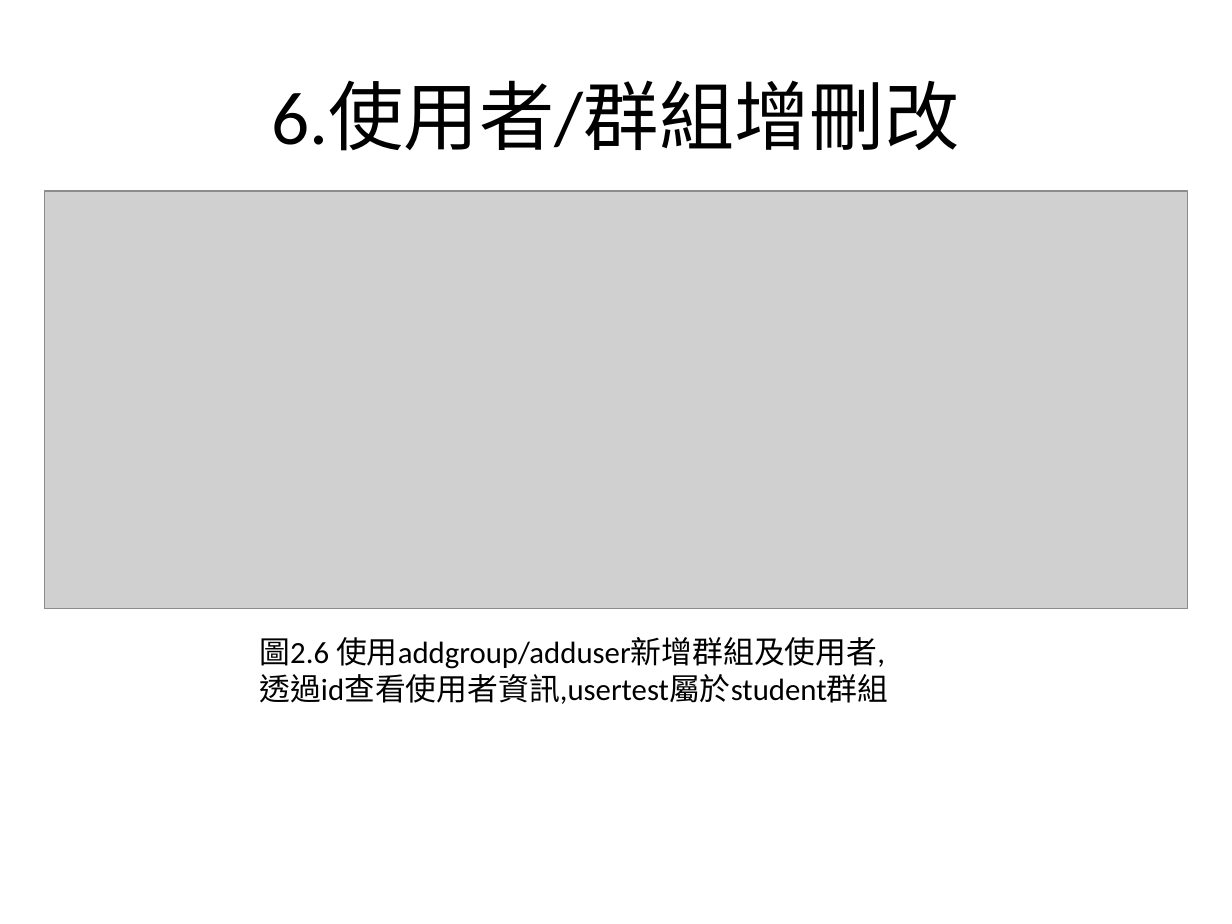
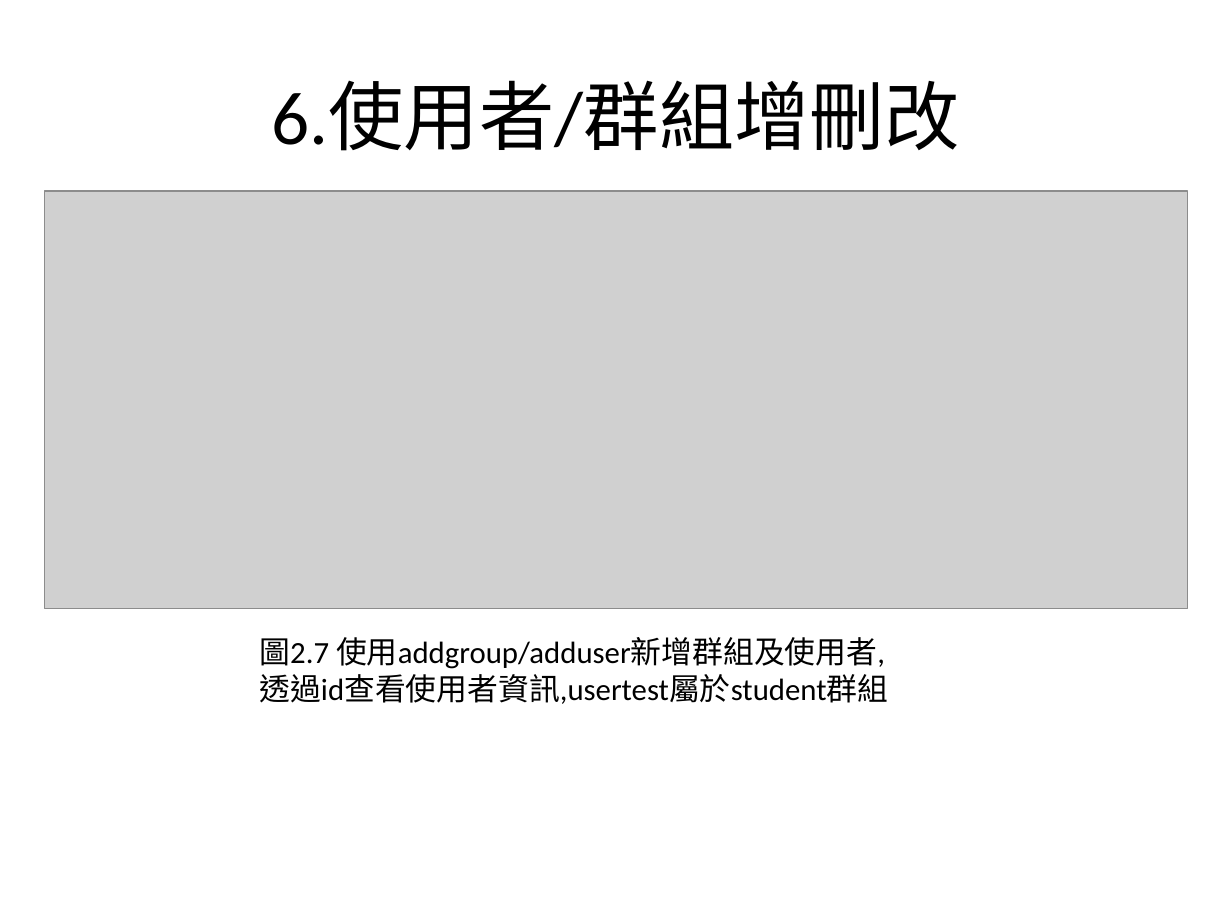
Before and after one commit to charlie11438/note, a slide deck: slide 13 of Linux/Linux_2.pptx (slide 11 before the commit). Drawn at 1232x924 pixels with LibreOffice and Linux fonts; fonts in the diff are those of the drawing; grey boxes stand for pictures. Boxes give left, top, right and bottom in pixels: in the first picture for what was removed or moved away, otherwise in the second. Text is boxed around its words. In the diff, an @@ line names an element or a change of style, - is before the commit and + after.

Commit message:
新增內容

```diff
--- a/Linux/Linux_2.pptx
+++ b/Linux/Linux_2.pptx
@@ text at [259,637,885,669]: text changed @@
-圖2.6 使用addgroup/adduser新增群組及使用者,
+圖2.7 使用addgroup/adduser新增群組及使用者,
```
Also in this commit, not shown: 2 other slides changed, 3 slides added, 1 slide removed.
